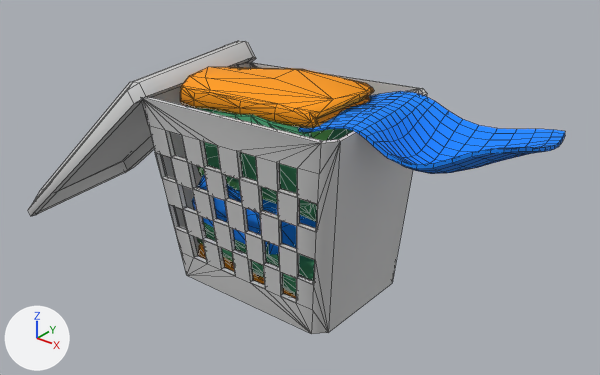
Renders of the FBX model Assets/3D/Environment/BathroomLaundryBasket.FBX from each side of a commit.
Both versions are drawn from a 50 mm camera at (5.03, -5.94, 4.9) aimed at (0.09, 0.24, 1.07). The axes (+X, +Y, +Z) are drawn at lower left. The lights are the same throughout. Mesh edges are drawn as thin lines. Objects named as collision shapes, trigger or cutter boxes, shadow casters or lower levels of detail are left out. Where no turn or scale is listed for an object, it has been applied to the vertices. Vertices at the same position are counted once.

Names of what the first picture shows: 'LaundryBasket'.
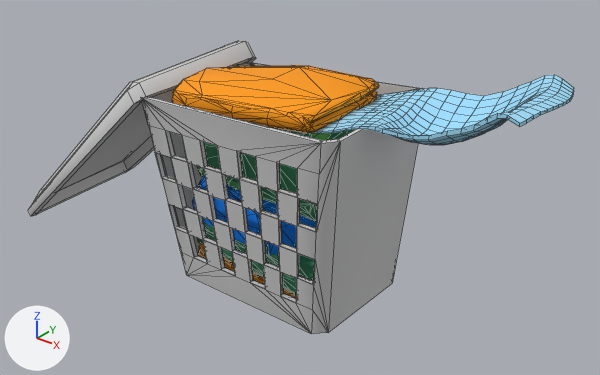
Where the change shows, as pixel boxes (x1, y1, x2, y2) in the pictures (600 x 375 px; the box of a moved part takes in the faces that stretch with it):
```json
{"object": "LaundryBasket", "change": "reshaped", "before": [28, 41, 565, 334], "after": [28, 41, 574, 334]}
{"part": 1, "of": "me_mesh", "change": "moved or reshaped", "before": [180, 67, 565, 169], "after": [172, 65, 574, 144]}
{"part": 2, "of": "me_mesh", "change": "recoloured", "before": [312, 91, 517, 174], "after": [318, 87, 517, 145]}
```

Edits to the scene script, one JSON object a line:
```json
{"op": "add", "block": "mat_wall", "code": ["mat_wall = principled_material('Wall')", "mat_wall.base_color = (0.349, 0.714, 0.941)  # blue #9fdcf8", "mat_wall.roughness = 0.859"]}
{"block": "me_mesh", "where": "# used by ob_laundrybasket; location = (0.0, 0.0, 0.0)"}
{"op": "remove", "block": "me_mesh", "code": "me_mesh.from_pydata(...)  # 2044 vertices, 3057 faces; spans x -3.47..2.75, y -0.87..0.96, z 0.0..2.41"}
{"op": "add", "block": "me_mesh", "code": "me_mesh.from_pydata(...)  # 2100 vertices, 3113 faces; spans x -3.47..2.73, y -0.87..0.96, z 0.0..2.67"}
{"block": "me_mesh", "change": "me_mesh part 1: 461 vertices moved from x -1.04..2.46, y -0.43..0.6, z 1.83..2.31 to x -1.05..2.28, y -0.55..0.75, z 1.91..2.5; 166 vertices removed from x 0.38..2.75, y -0.42..0.6, z 1.85..2.41; 222 vertices added at x 0.36..2.73, y -0.38..0.78, z 2.03..2.67"}
{"block": "me_mesh", "change": "me_mesh part 2: 198 faces spanning x 0.53..2.27, y -0.37..0.75, z 2.04..2.5 switch from mat_14___default (blue #0085ff) to mat_wall (blue #9fdcf8)"}
```
